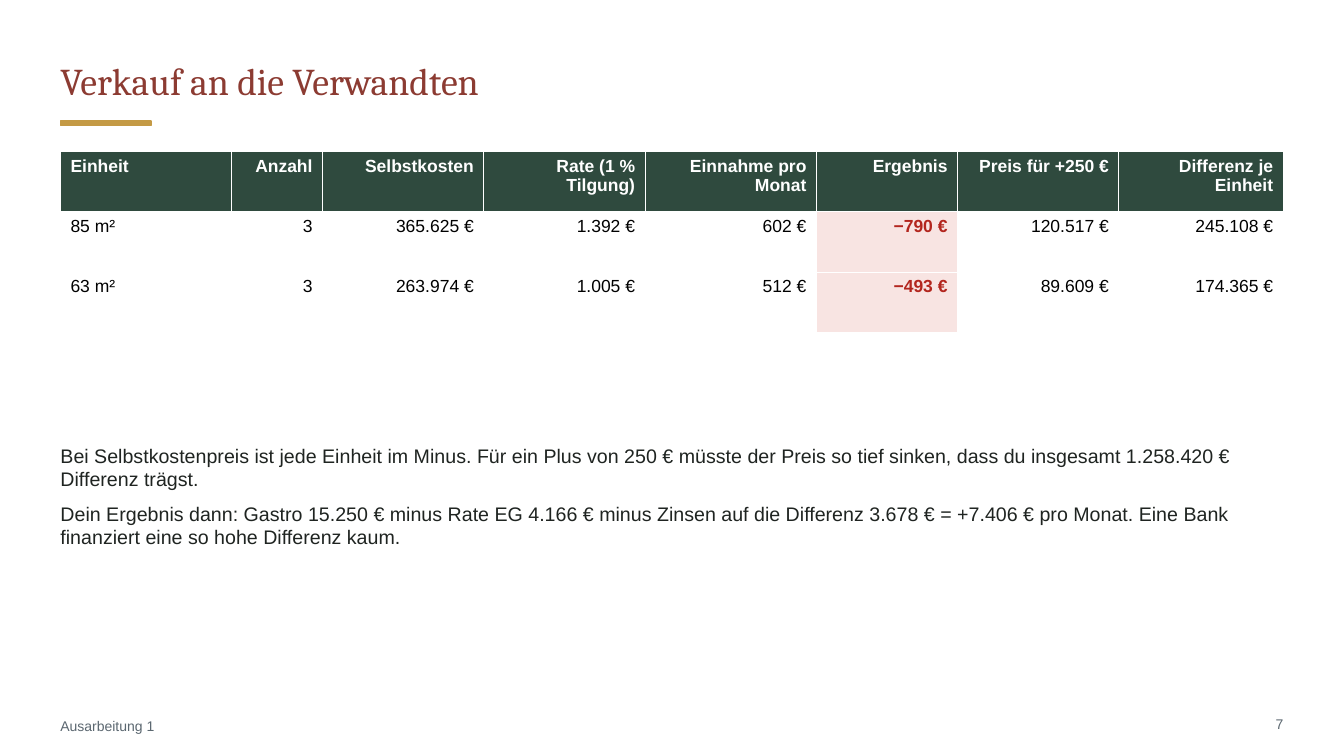
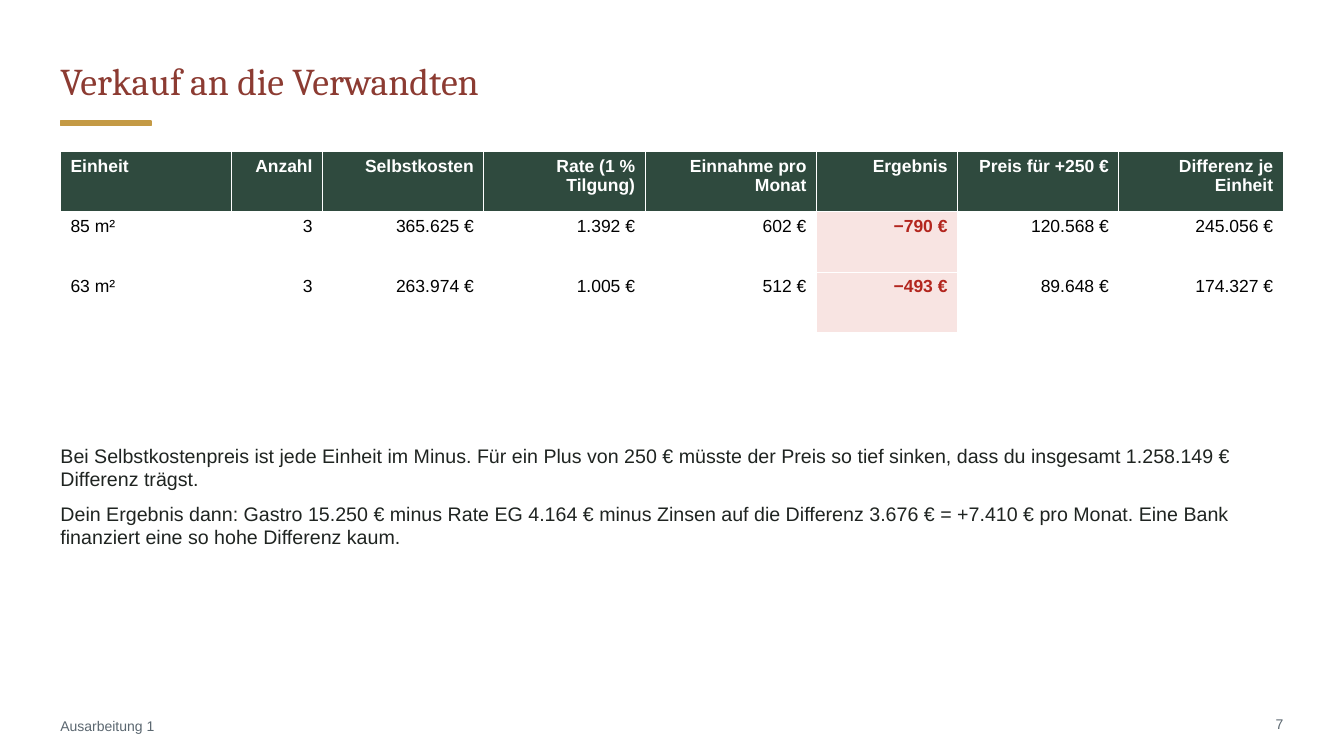
Before and after one commit to CartoonUsername/bau-projekt, a slide deck: slide 7 of praesentation/Neue-Mitte-Werlte_Baufeld3_Airbnb-Apartments.pptx. Drawn at 1344x756 pixels with LibreOffice and Linux fonts; fonts in the diff are those of the drawing. Boxes give left, top, right and bottom in pixels: in the first picture for what was removed or moved away, otherwise in the second. Text is boxed around its words. In the diff, an @@ line names an element or a change of style, - is before the commit and + after.

```diff
--- a/praesentation/Neue-Mitte-Werlte_Baufeld3_Airbnb-Apartments.pptx
+++ b/praesentation/Neue-Mitte-Werlte_Baufeld3_Airbnb-Apartments.pptx
@@ table at box(60, 151, 1284, 296) @@
-row 2, column 7: 120.517 €
+row 2, column 7: 120.568 €
-row 2, column 8: 245.108 €
+row 2, column 8: 245.056 €
-row 3, column 7: 89.609 €
+row 3, column 7: 89.648 €
-row 3, column 8: 174.365 €
+row 3, column 8: 174.327 €
@@ text at box(60, 448, 1229, 545): text changed @@
-Bei Selbstkostenpreis ist jede Einheit im Minus. Für ein Plus von 250 € müsste der Preis so tief sinken, dass du insgesamt 1.258.420 € Differenz trägst.
-Dein Ergebnis dann: Gastro 15.250 € minus Rate EG 4.166 € minus Zinsen auf die Differenz 3.678 € = +7.406 € pro Monat. Eine Bank finanziert eine so hohe Differenz kaum.
+Bei Selbstkostenpreis ist jede Einheit im Minus. Für ein Plus von 250 € müsste der Preis so tief sinken, dass du insgesamt 1.258.149 € Differenz trägst.
+Dein Ergebnis dann: Gastro 15.250 € minus Rate EG 4.164 € minus Zinsen auf die Differenz 3.676 € = +7.410 € pro Monat. Eine Bank finanziert eine so hohe Differenz kaum.
```
Also in this commit, not shown: 24 other files.
